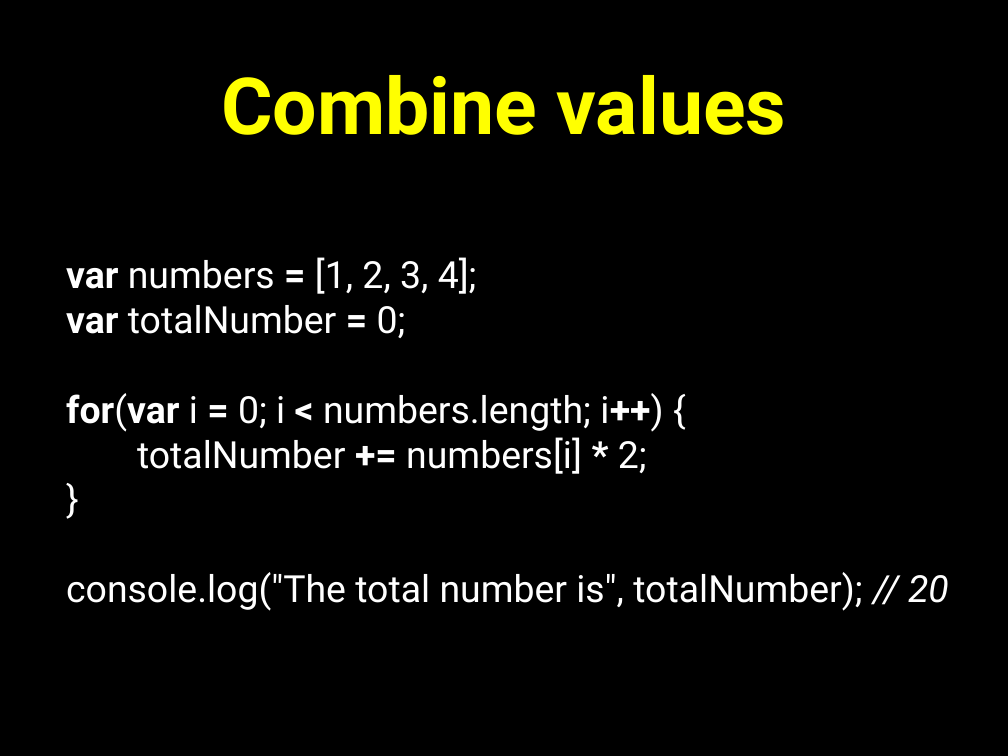
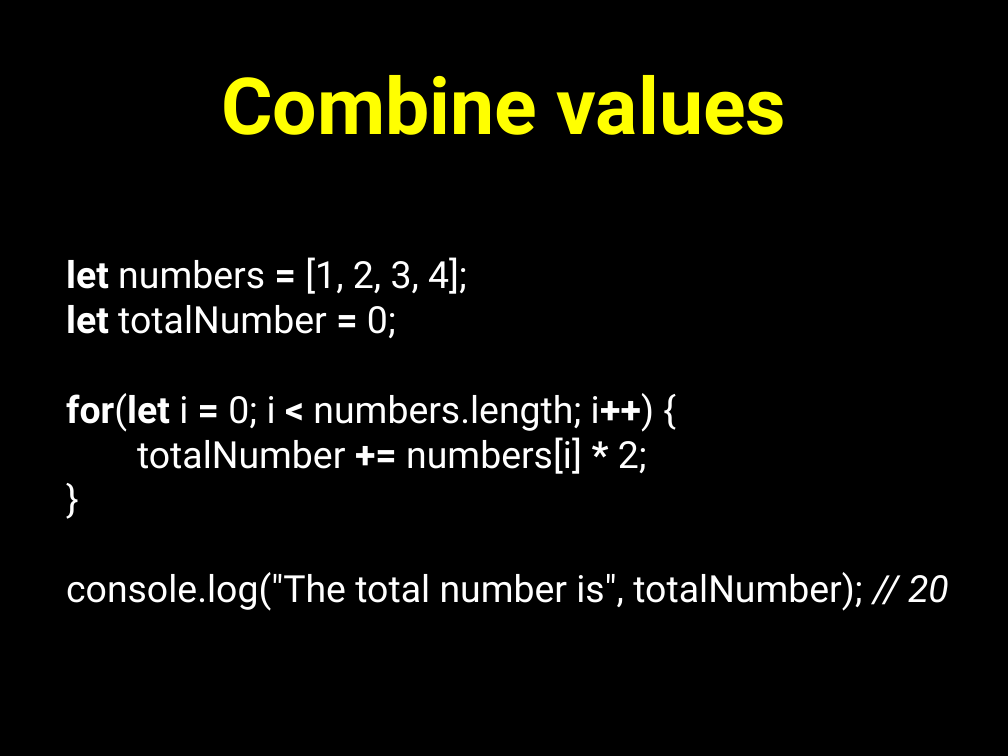
Before and after one commit to petereijgermans11/frontend-cursus, a slide deck: slide 18 of frontend-cursus/ 5 - Functional programmming.pptx. Drawn at 1008x756 pixels with LibreOffice and Linux fonts; fonts in the diff are those of the drawing. Boxes give left, top, right and bottom in pixels: in the first picture for what was removed or moved away, otherwise in the second. Text is boxed around its words. In the diff, an @@ line names an element or a change of style, - is before the commit and + after.

```diff
--- a/frontend-cursus/ 5 - Functional programmming.pptx
+++ b/frontend-cursus/ 5 - Functional programmming.pptx
@@ text at (66, 257, 654, 432): text changed @@
-var numbers = [1, 2, 3, 4];
-var totalNumber = 0;
-for(var i = 0; i < numbers.length; i++) {
+let numbers = [1, 2, 3, 4];
+let totalNumber = 0;
+for(let i = 0; i < numbers.length; i++) {
```
Also in this commit, not shown: 11 other slides changed, 1 other file.
